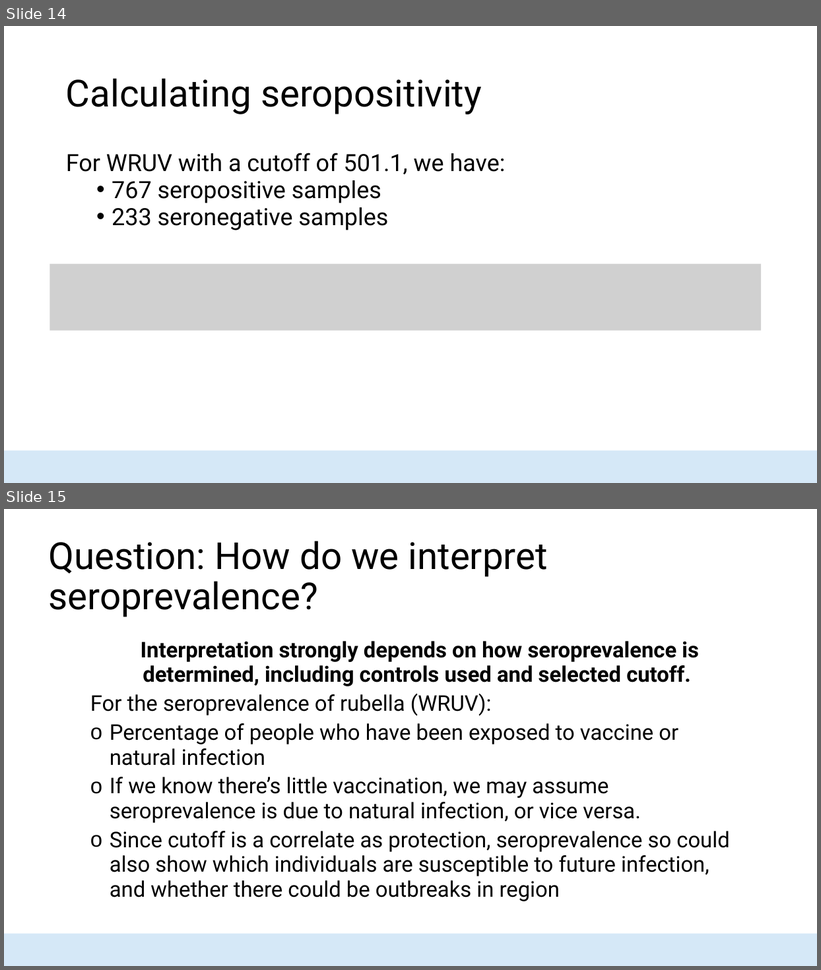
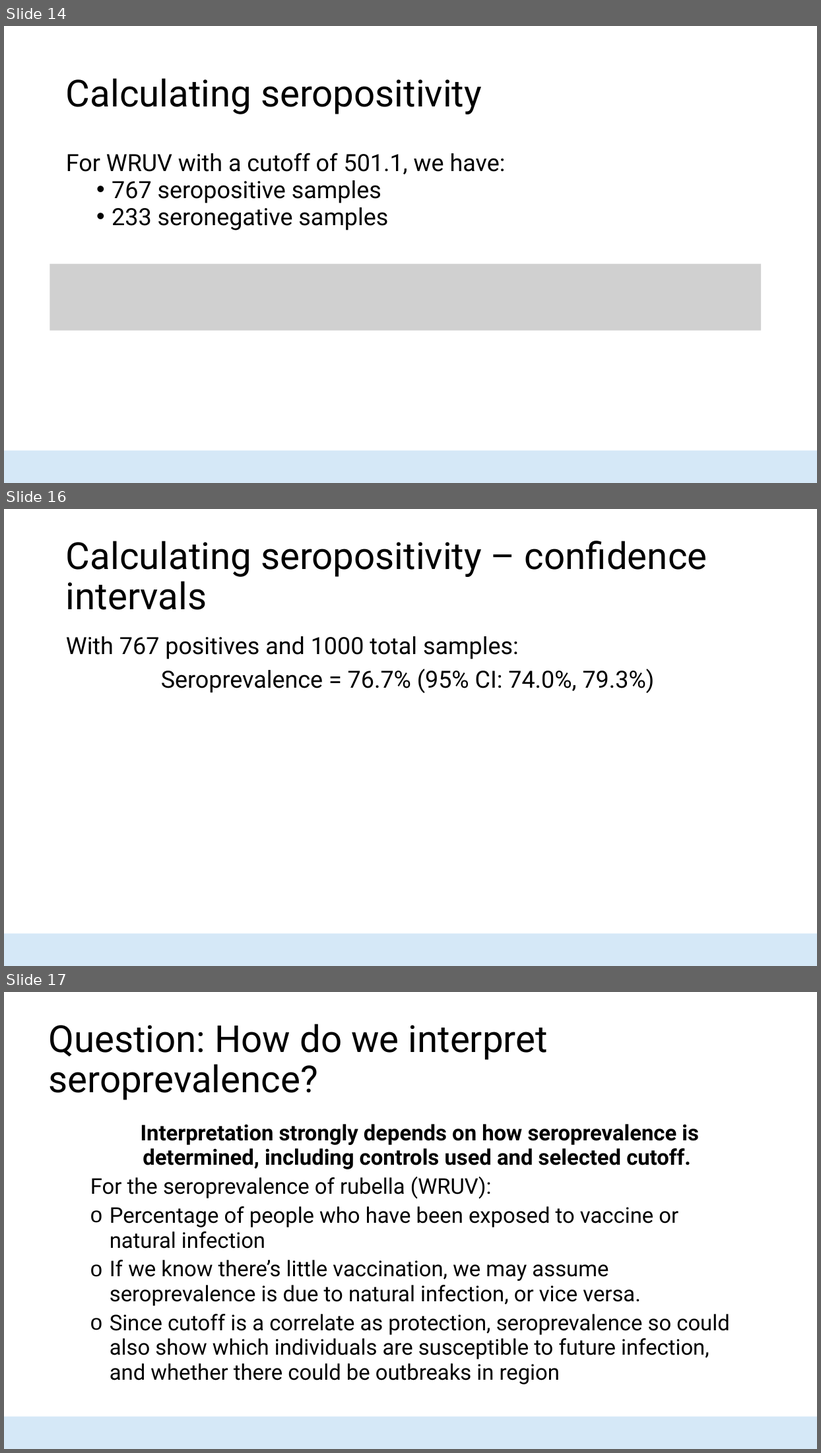
Before and after one commit to HopkinsIDD/seroanalytics_workshop, a slide deck: Lecture 3/Lecture 3 draft v2.pptx. Shown one above the other, each under a label of ours: slides 14 and 15 before the commit, slides 14, 16 and 17 after it; the slides between them are not shown. The pictures are 821x970 and 821x1453 pixels, drawn with LibreOffice and Linux fonts; fonts in the diff are those of the drawing; grey boxes stand for pictures; background and template pictures are left out. Boxes give left, top, right and bottom in pixels: in the first picture for what was removed or moved away, otherwise in the second. Text is boxed around its words. In the diff, an @@ line names an element or a change of style, - is before the commit and + after.

Commit message:
adding CI for seroprevalence

```diff
--- a/Lecture 3/Lecture 3 draft v2.pptx
+++ b/Lecture 3/Lecture 3 draft v2.pptx
@@ slide 16 added at box(4, 509, 817, 966), background #FFFFFF; not listed: 1 template element that a slide beside it also shows @@
@@ title added at box(66, 541, 707, 610), 44 pt, text #000000 @@
+Calculating seropositivity – confidence intervals
@@ text added at box(66, 636, 655, 693), 28 pt, text #000000 @@
+With 767 positives and 1000 total samples:
+Seroprevalence = 76.7% (95% CI: 74.0%, 79.3%)
@@ what was slide 15 is now slide 17 @@
```
Also in this commit, not shown: 1 other slide added.
